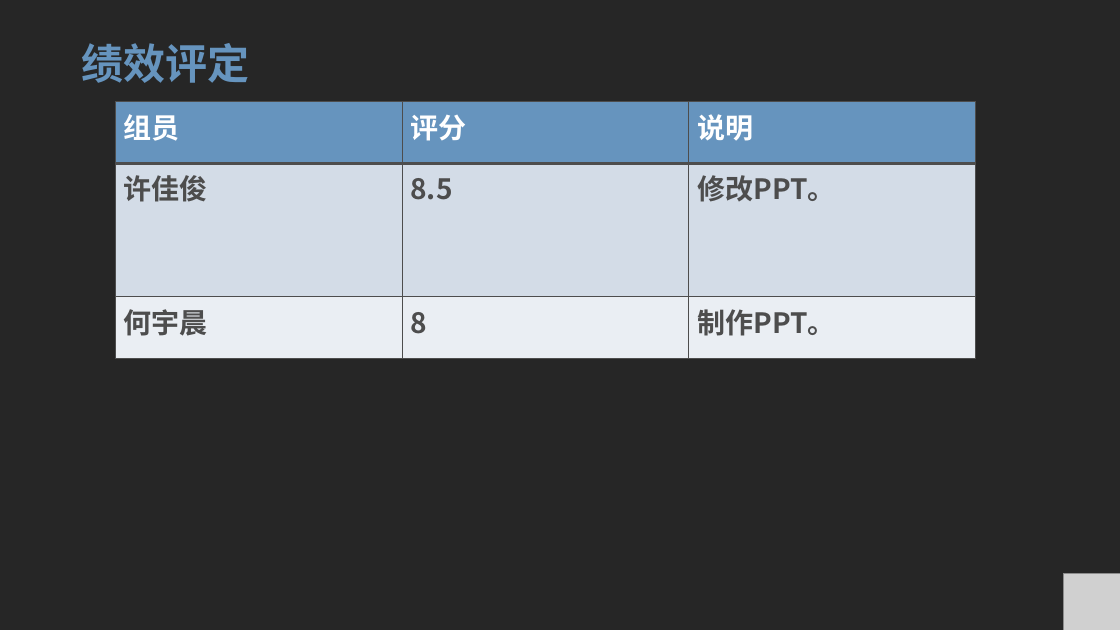
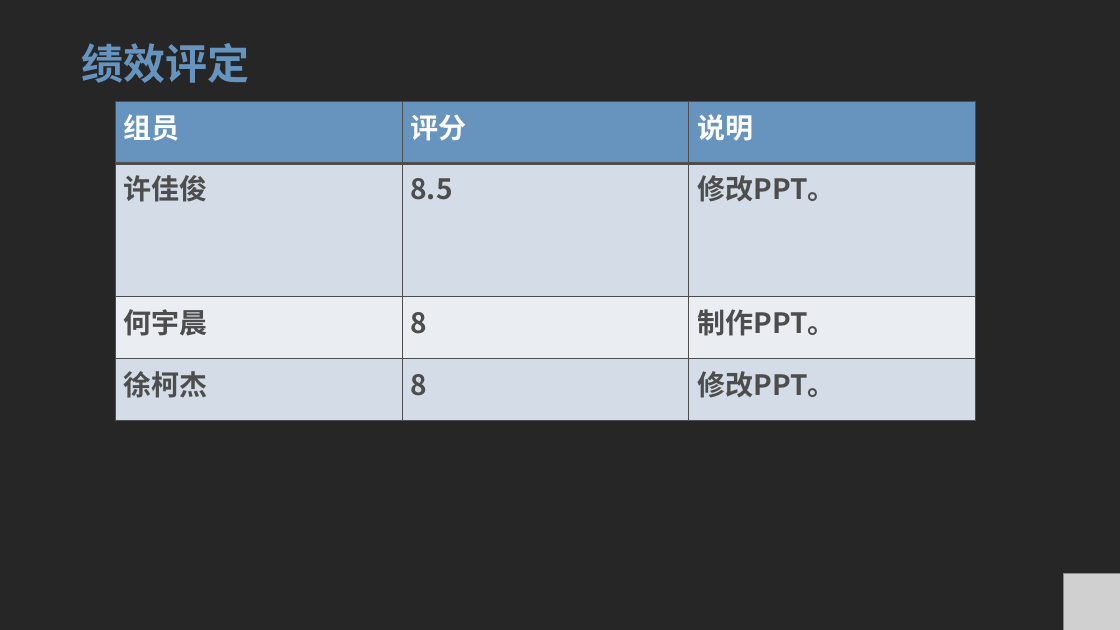
Before and after one commit to ToryXu0407/Project_yc, a slide deck: slide 29 of 翻转课堂/翻转课堂4+1View.pptx. Drawn at 1120x630 pixels with LibreOffice and Linux fonts; fonts in the diff are those of the drawing; grey boxes stand for pictures. Boxes give left, top, right and bottom in pixels: in the first picture for what was removed or moved away, otherwise in the second. Text is boxed around its words. In the diff, an @@ line names an element or a change of style, - is before the commit and + after.

Commit message:
4+1view翻转ppt修改

```diff
--- a/翻转课堂/翻转课堂4+1View.pptx
+++ b/翻转课堂/翻转课堂4+1View.pptx
@@ table at [115,102,977,421] @@
+row 4: 徐柯杰 | 8 | 修改PPT。
```
